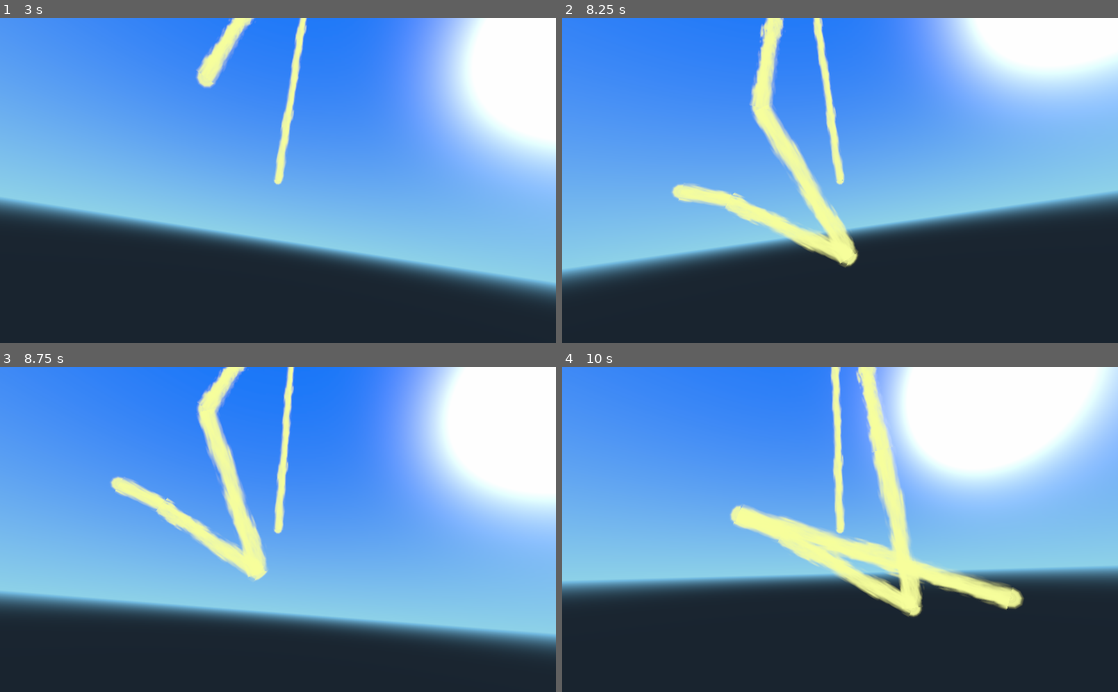
Above: before the commit, frames 1-4 (two rows, left to right).
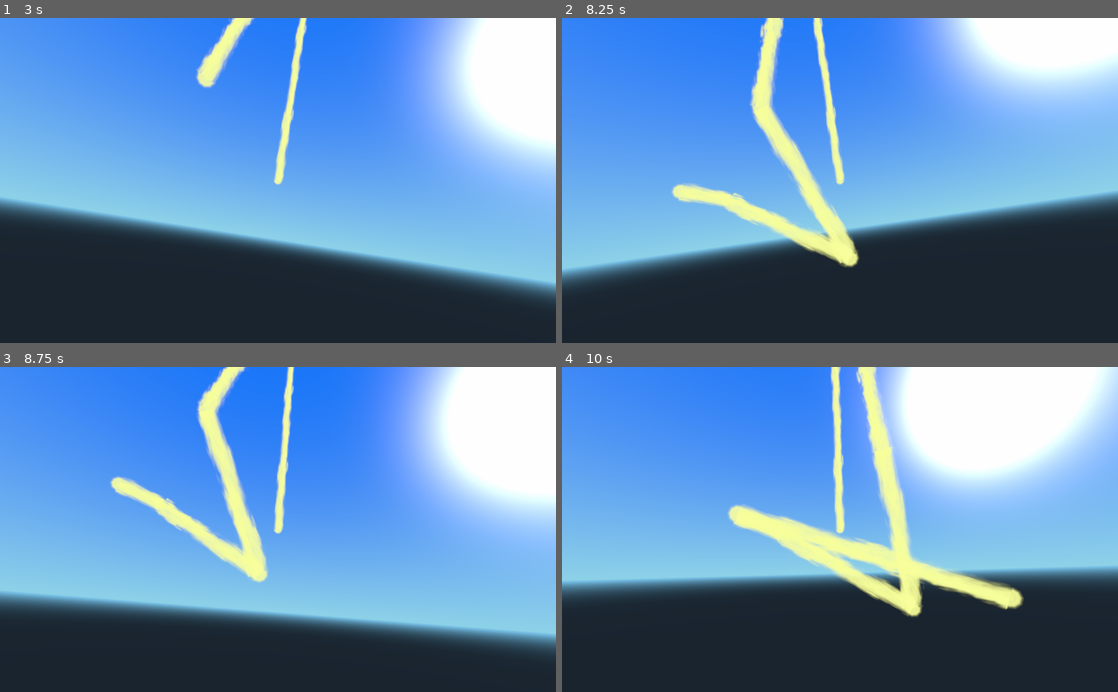
Above: after the commit, the same moments.

Repository: dbp8890/line-renderer
Game: Godot game, scene res://main.tscn
The game is run twice, just before and just after one commit, with the same random seed, the same clock (stepped at 60 frames per second) and the same inputs.
Inputs (mouse positions are in pixels of both pictures, inside the frame that each line leads up to):
- Up to frame 1 (3 s): move the mouse to (400, 164) at 0.52 s; hold Right (ui_right) 0.53-1.28 s; click (400, 164) at 0.67 s; move the mouse to (166, 196) at 1.27 s; hold Down (ui_down) 1.28-2.03 s; move the mouse to (333, 109) at 2.02 s; hold Right (ui_right) 2.03-2.78 s; move the mouse to (250, 245) at 2.77 s; hold Up (ui_up) from 2.78 s (still down); click (250, 245) at 2.92 s
- Up to frame 2 (8.25 s): move the mouse to (1006, 229) at 3.52 s; release Up (ui_up) at 3.53 s; hold Left (ui_left) 3.53-5.03 s; move the mouse to (673, 131) at 4.27 s; move the mouse to (867, 180) at 5.02 s; hold Down (ui_down) 5.03-5.78 s; click (867, 180) at 5.17 s; move the mouse to (756, 99) at 5.77 s; hold Right (ui_right) 5.78-6.53 s; move the mouse to (962, 164) at 6.52 s; hold Up (ui_up) 6.53-7.28 s; move the mouse to (728, 196) at 7.27 s; hold Right (ui_right) 7.28-8.03 s; click (728, 196) at 7.42 s; move the mouse to (895, 109) at 8.02 s; hold Down (ui_down) from 8.03 s (still down)
- Up to frame 3 (8.75 s): keep holding Down (ui_down)
- Up to frame 4 (10 s): move the mouse to (812, 594) at 8.77 s; release Down (ui_down) at 8.78 s; hold Left (ui_left) 8.78-9.53 s; move the mouse to (1006, 578) at 9.52 s; hold Up (ui_up) from 9.53 s (still down); click (1006, 578) at 9.67 s

Frame 1 is identical in both runs. In frame 2, less than 0.1% of the frame differs, in the area x 29-54%, y 27-77%; in frame 3, less than 0.1%; in frame 4, less than 0.1%, in the area x 29-65%, y 24-77%.

Commit message:
Better implementation for corners.

Diff:
--- a/LineRenderer/LineRenderer.gd
+++ b/LineRenderer/LineRenderer.gd
@@ -50,7 +50,7 @@
 
 		if i == 0:
 			if drawCaps:
-				cap(A, B, thickness, capSmooth)
+				corner(A, B, thickness, capSmooth)
 
 		if scaleTexture:
 			var ABLen = AB.length()
@@ -85,22 +85,10 @@
 
 		if i == points.size() - 2:
 			if drawCaps:
-				cap(B, A, nextThickness, capSmooth)
+				corner(B, A, nextThickness, capSmooth)
 		else:
 			if drawCorners:
-				var C = points[i+2]
-				if globalCoords:
-					C = to_local(C)
-
-				var BC = C - B;
-				var orthogonalBCStart = (to_local(camera.get_global_transform().origin) - ((B + C) / 2)).cross(BC).normalized() * nextThickness;
-
-				var angleDot = AB.dot(orthogonalBCStart)
-
-				if angleDot > 0:
-					corner(B, BtoABEnd, B + orthogonalBCStart, cornerSmooth)
-				else:
-					corner(B, B - orthogonalBCStart, BfromABEnd, cornerSmooth)
+				corner(B, A, nextThickness, cornerSmooth)
 
 		progress += progressStep;
 		thickness = lerp(startThickness, endThickness, progress);
@@ -108,7 +96,7 @@
 
 	end()
 
-func cap(center, pivot, thickness, smoothing):
+func corner(center, pivot, thickness, smoothing):
 	var orthogonal = (to_local(camera.get_global_transform().origin) - center).cross(center - pivot).normalized() * thickness;
 	var axis = (center - to_local(camera.get_global_transform().origin)).normalized();
 
@@ -130,27 +118,3 @@
 		add_vertex(array[i]);
 		set_uv(Vector2(0.5, 0.5))
 		add_vertex(center);
-
-func corner(center, start, end, smoothing):
-	var array = []
-	for i in range(smoothing + 1):
-		array.append(Vector3(0,0,0))
-	array[0] = start;
-	array[smoothing] = end;
-
-	var axis = start.cross(end).normalized()
-	var offset = start - center
-	var angle = offset.angle_to(end - center)
-
-	for i in range(1, smoothing):
-		array[i] = center + offset.rotated(axis, lerp(0, angle, float(i) / smoothing));
-
-	for i in range(1, smoothing + 1):
-		var currSmooth = (i - 1) / smoothing
-
-		set_uv(Vector2(0, currSmooth))
-		add_vertex(array[i - 1]);
-		set_uv(Vector2(0, currSmooth))
-		add_vertex(array[i]);
-		set_uv(Vector2(0.5, 0.5))
-		add_vertex(center);
